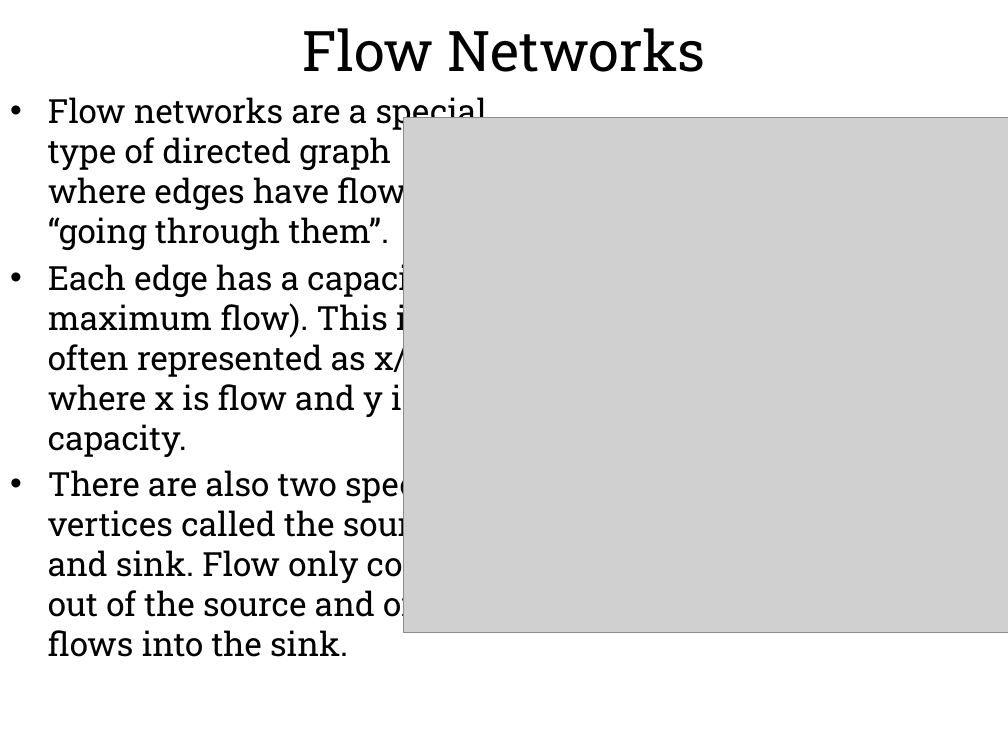
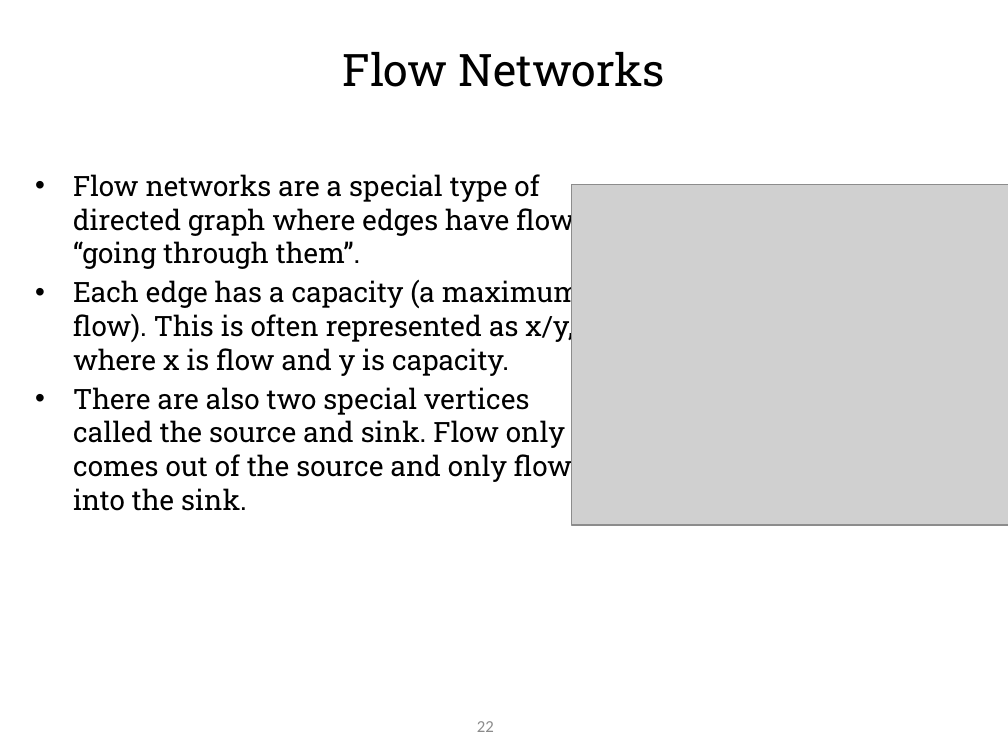
Before and after one commit to hgareau/DensestSubgraphDiscovery, a slide deck: slide 23 of Thesis Defense Presentation.pptx. Drawn at 1008x756 pixels with LibreOffice and Linux fonts; fonts in the diff are those of the drawing; grey boxes stand for pictures; background and template pictures are left out. Boxes give left, top, right and bottom in pixels: in the first picture for what was removed or moved away, otherwise in the second. Text is boxed around its words. In the diff, an @@ line names an element or a change of style, - is before the commit and + after.

Commit message:
Further format changes.

```diff
--- a/Thesis Defense Presentation.pptx
+++ b/Thesis Defense Presentation.pptx
@@ text "Flow Networks": place and size @@
-text "Flow Networks" at (303,28,705,72)
+text "Flow Networks" at (343,52,665,87)
@@ text "Flow Networks" at (343,52,665,87): size 40 to 32 pt @@
@@ text "Flow networks are a special ...": place and size @@
-text "Flow networks are a special ..." at (48,97,487,657)
+text "Flow networks are a special ..." at (73,174,586,511)
@@ text "Flow networks are a special ..." at (73,174,586,511): size 23.8 to 20 pt @@
@@ picture: place and size @@
-picture at (403,118,1008,633)
+picture at (572,184,1008,525)
@@ page number: place and size @@
-page number at (17,680,110,748)
+page number at (477,721,494,732)
@@ page number at (477,721,494,732): size 28 to 12 pt, font Roboto Slab to Calibri, text colour #FFFFFF to #8C8C8C, bold off; alignment left to right; less space between paragraphs; vertical alignment top to middle @@
```
Also in this commit, not shown: 45 other slides changed, 1 slide added, 1 slide removed.
